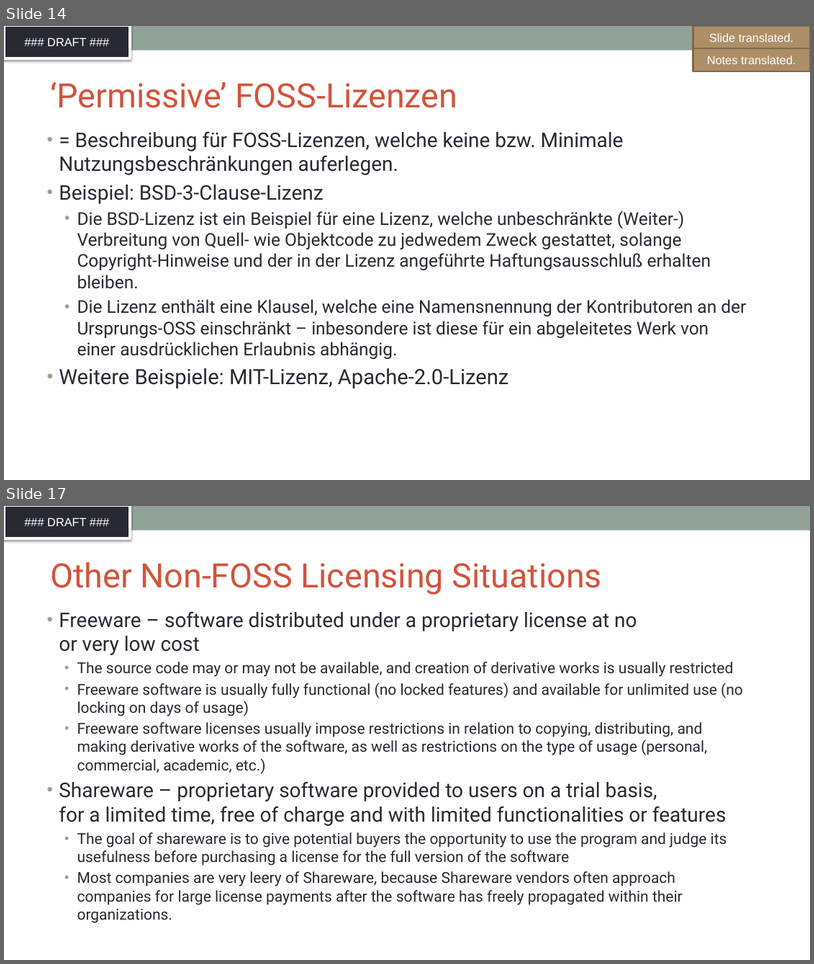
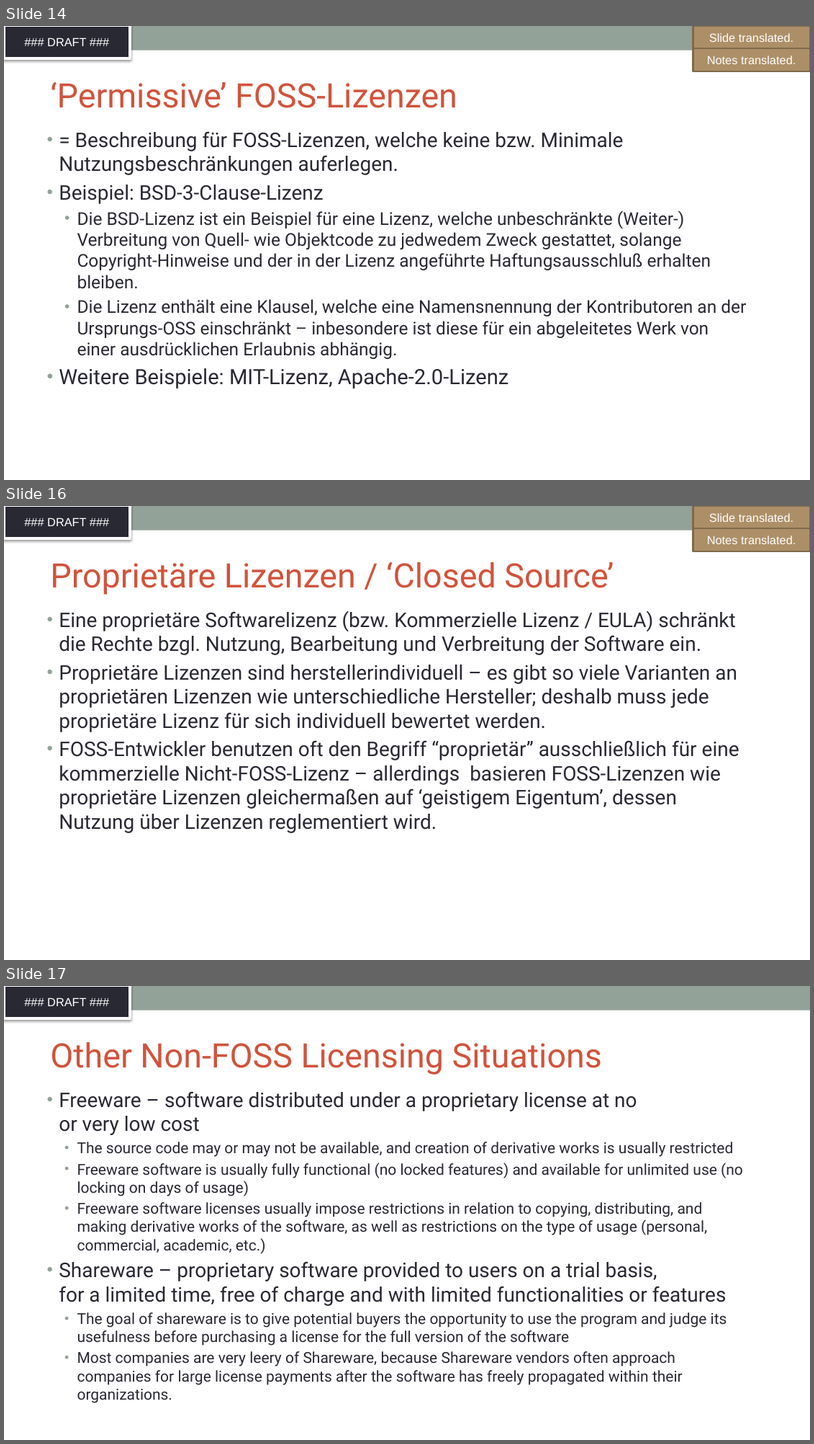
Before and after one commit to SThanheiser/curriculum, a slide deck: translation-DE/slides/DFT_openchain-curriculum-for-1-1_GER.pptx. Shown one above the other, each under a label of ours: slides 14 and 17 before the commit, slides 14, 16 and 17 after it; the slides between them are not shown. The pictures are 814x964 and 814x1444 pixels, drawn with LibreOffice and Linux fonts; fonts in the diff are those of the drawing; background and template pictures are left out. Boxes give left, top, right and bottom in pixels: in the first picture for what was removed or moved away, otherwise in the second. Text is boxed around its words. In the diff, an @@ line names an element or a change of style, - is before the commit and + after.

Commit message:
added translation for slides 15, 16, 18, 24, 33, 42, 52, 68, 79

```diff
--- a/translation-DE/slides/DFT_openchain-curriculum-for-1-1_GER.pptx
+++ b/translation-DE/slides/DFT_openchain-curriculum-for-1-1_GER.pptx
@@ slide 16 added at [4, 506, 810, 960], background #FFFFFF; not listed: 2 template elements that a slide beside it also shows @@
@@ rectangle added at [694, 506, 810, 529], fill #AD8F67, outline #806A4C 2 pt, 14 pt, text #FFFFFF @@
+Slide translated.
@@ rectangle added at [694, 528, 810, 551], fill #AD8F67, outline #806A4C 2 pt, 14 pt, text #FFFFFF @@
+Notes translated.
@@ title added at [50, 561, 614, 595], 40 pt, text #D2533C @@
+Proprietäre Lizenzen / ‘Closed Source’
@@ text added at [59, 610, 740, 833], 24 pt, text #292934 @@
+• Eine proprietäre Softwarelizenz (bzw. Kommerzielle Lizenz / EULA) schränkt die Rechte bzgl. Nutzung, Bearbeitung und Verbreitung der Software ein.
+• Proprietäre Lizenzen sind herstellerindividuell – es gibt so viele Varianten an proprietären Lizenzen wie unterschiedliche Hersteller; deshalb muss jede proprietäre Lizenz für sich individuell bewertet werden.
+• FOSS-Entwickler benutzen oft den Begriff “proprietär” ausschließlich für eine kommerzielle Nicht-FOSS-Lizenz – allerdings basieren FOSS-Lizenzen wie proprietäre Lizenzen gleichermaßen auf ‘geistigem Eigentum’, dessen Nutzung über Lizenzen reglementiert wird.
```
Also in this commit, not shown: 3 slides changed, 6 other slides added, 7 slides removed.
